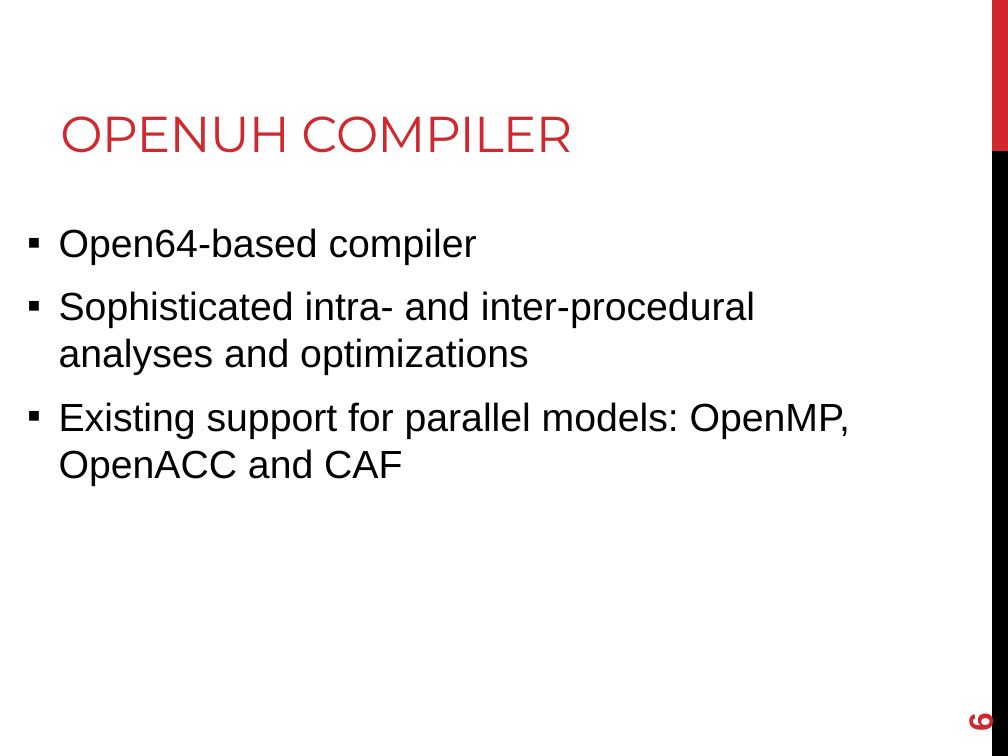
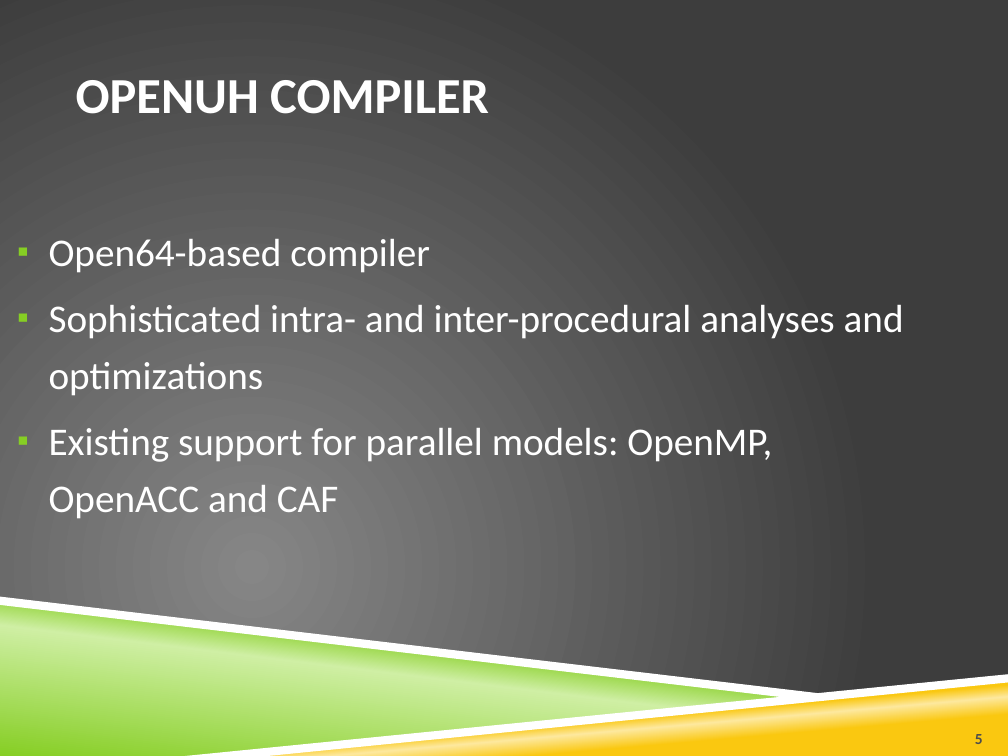
Before and after one commit to openshmem-org/sc14-tutorial, a slide deck: slide 5 of SHMEM-Analyzer.pptx (slide 6 before the commit). Drawn at 1008x756 pixels with LibreOffice and Linux fonts; fonts in the diff are those of the drawing; background and template pictures are left out. Boxes give left, top, right and bottom in pixels: in the first picture for what was removed or moved away, otherwise in the second. Text is boxed around its words. In the diff, an @@ line names an element or a change of style, - is before the commit and + after.

```diff
--- a/SHMEM-Analyzer.pptx
+++ b/SHMEM-Analyzer.pptx
@@ background #FFFFFF to picture (left out) @@
@@ rectangle removed at (x1=992, y1=0, x2=1008, y2=151) @@
@@ title "OPENUH COMPILER" moved from (x1=60, y1=116, x2=572, y2=153) to (x1=76, y1=80, x2=489, y2=114) @@
@@ title "OPENUH COMPILER" at (x1=76, y1=80, x2=489, y2=114): font Montserrat to Calibri, text colour #D1282E to #FFFFFF, letter spacing -0.6 to 0 pt, bold on; vertical alignment bottom to middle @@
@@ rectangle removed at (x1=992, y1=151, x2=1008, y2=756) @@
@@ text "Open64-based compiler" at (x1=49, y1=239, x2=904, y2=518): font Arial to Calibri, text colour #000000 to #FFFFFF; line spacing 1 to 1.2; less space between paragraphs @@
@@ freeform shape added at (x1=0, y1=597, x2=839, y2=699), fill #FFFFFF @@
@@ freeform shape added at (x1=0, y1=602, x2=798, y2=756), fill gradient #86CE24 to #CFEFA4 @@
@@ freeform shape added at (x1=185, y1=674, x2=1008, y2=756), fill #FFFFFF @@
@@ freeform shape added at (x1=200, y1=677, x2=1008, y2=756), fill gradient #FAC810 to #FDE99F @@
@@ page number removed at (x1=962, y1=714, x2=1000, y2=732) @@
-6
@@ page number added at (x1=975, y1=734, x2=983, y2=744), 11 pt, text #4D4D4D, bold @@
+5
```
Also in this commit, not shown: 11 other slides changed, 1 other file.
